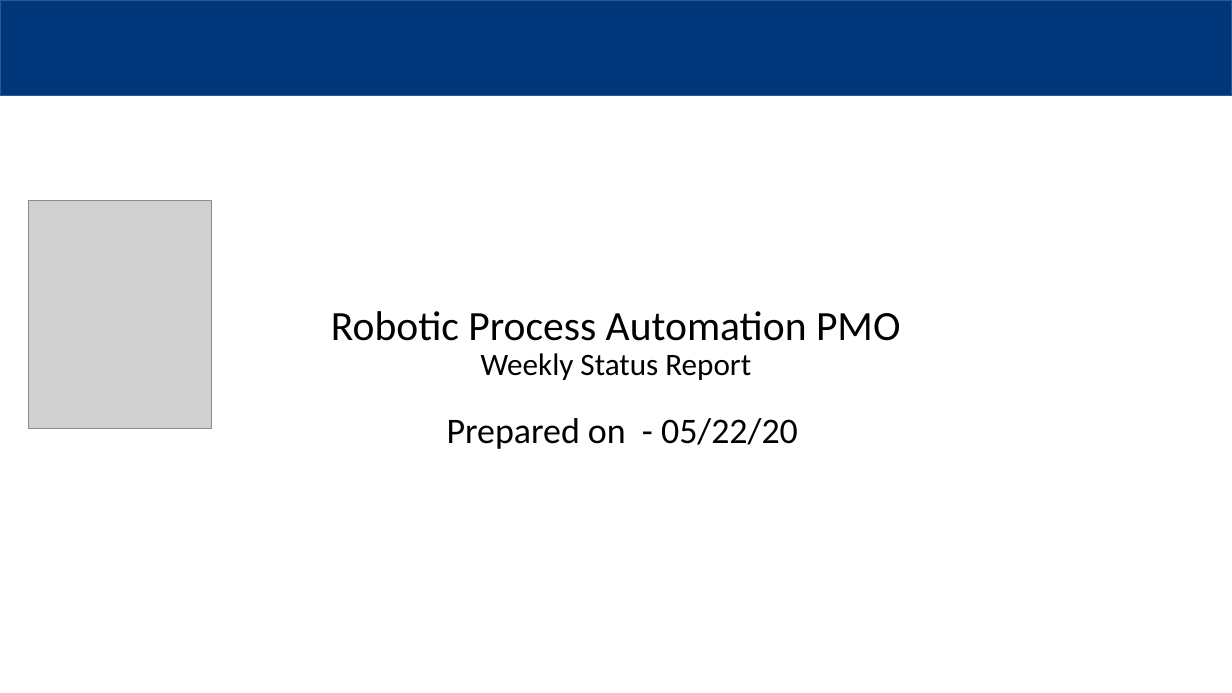
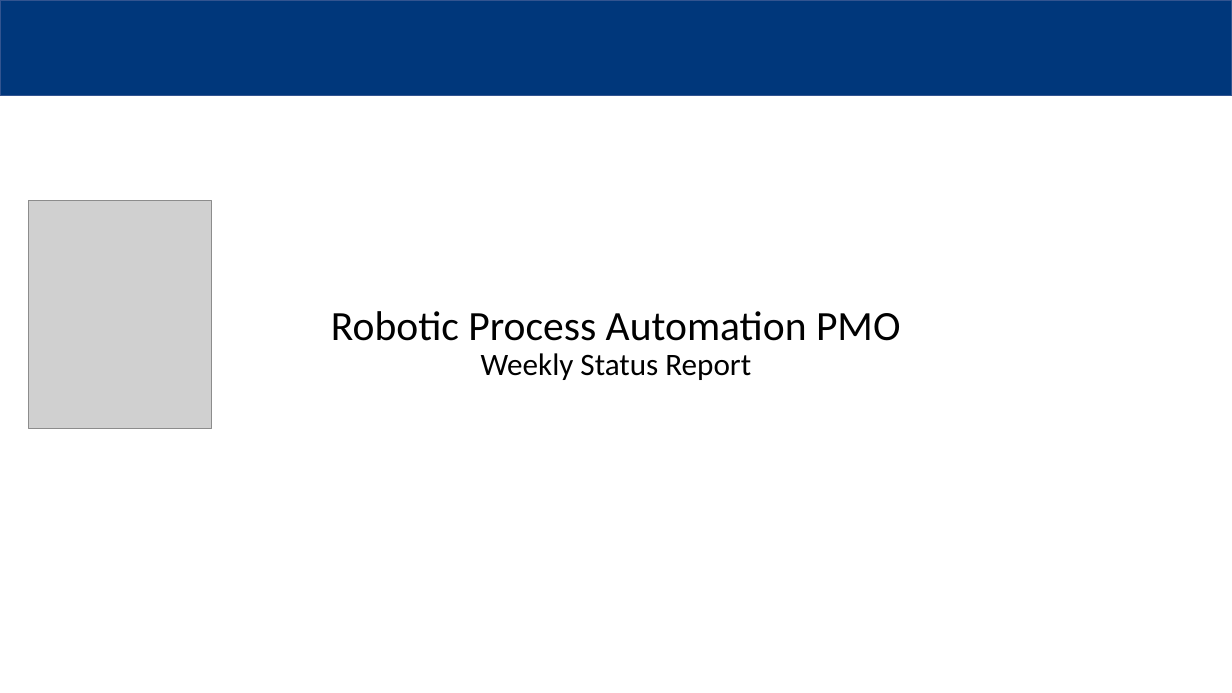
Before and after one commit to MindPetalSoftwareSolutions/VerticalApps_PMO-Bot, a slide deck: slide 1 of Data/Output/Robotic Process Automation PMO.pptx. Drawn at 1232x693 pixels with LibreOffice and Linux fonts; fonts in the diff are those of the drawing; grey boxes stand for pictures; background and template pictures are left out. Boxes give left, top, right and bottom in pixels: in the first picture for what was removed or moved away, otherwise in the second. Text is boxed around its words. In the diff, an @@ line names an element or a change of style, - is before the commit and + after.

```diff
--- a/Data/Output/Robotic Process Automation PMO.pptx
+++ b/Data/Output/Robotic Process Automation PMO.pptx
@@ text removed at (447, 418, 798, 449) @@
-Prepared on - 05/22/20
```
Also in this commit, not shown: 2 slides added, 2 slides removed, 2 other files.
